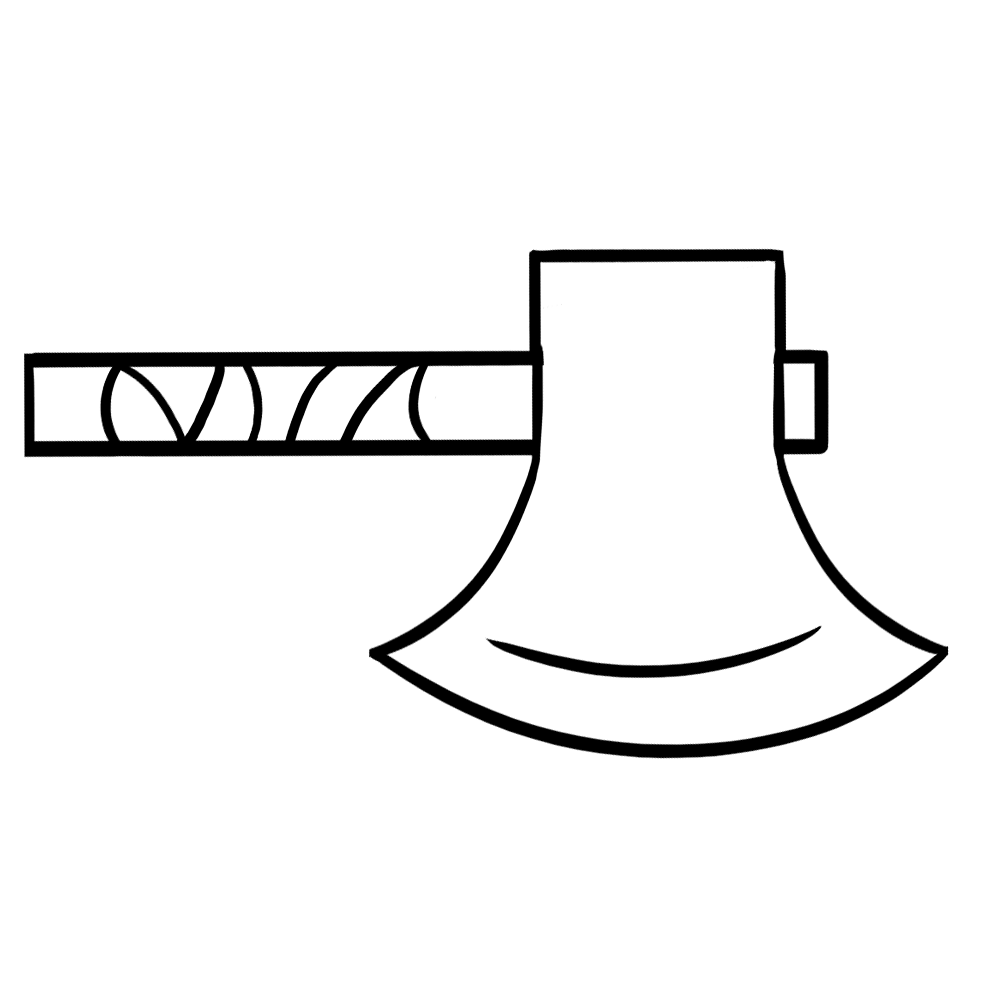
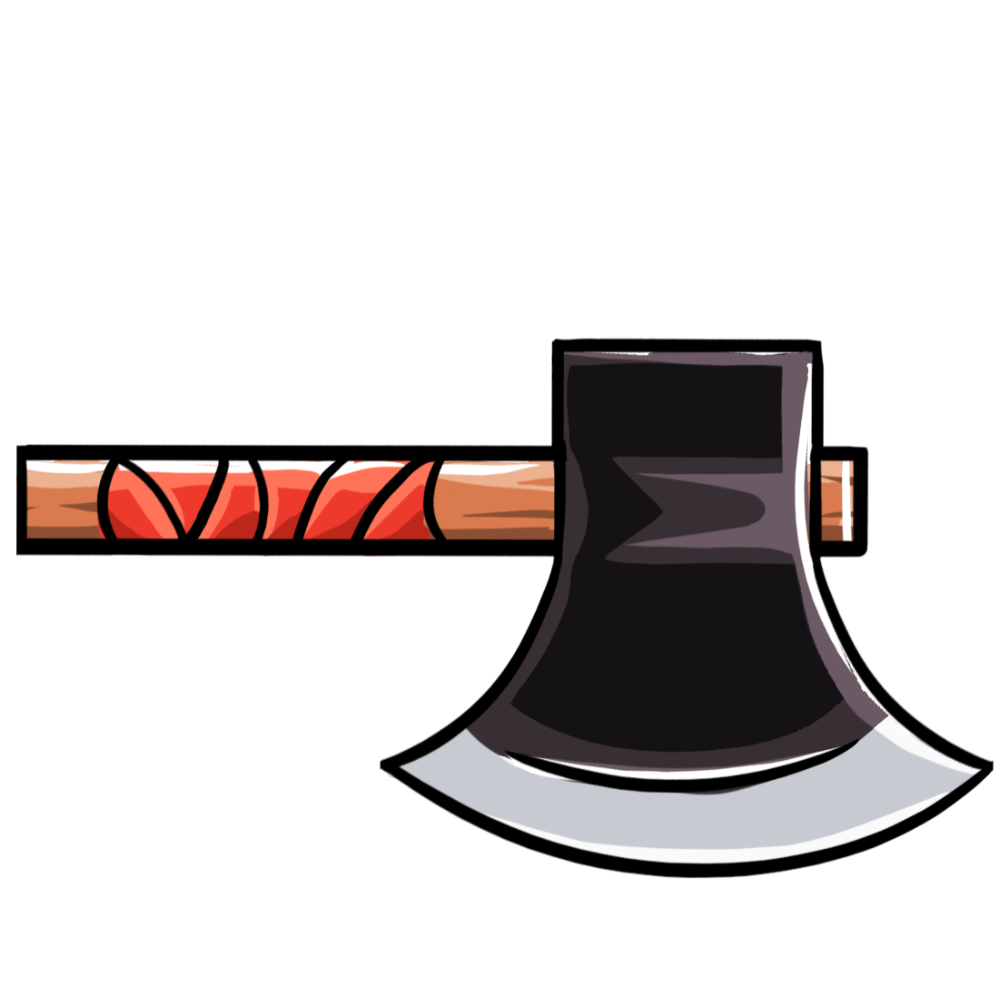
Layer changes from the first w=1000, h=1000 image to the second:
painted on "Lineart" (2nd of 2, in "Lineart") over [16, 248, 994, 879]
showed group "Colour" (11 layers) over [16, 248, 994, 879]
painted on "Shine" over [16, 248, 855, 879]
added layer "Layer 3" in group "Colour" over [89, 498, 432, 558]
painted on "Light" (1st of 3, in "Colour") over [16, 285, 824, 844]
painted on "Cloth" over [93, 454, 437, 806]
painted on "Light" (2nd of 3, in "Colour") over [250, 248, 994, 879]
painted on "Shadow" (1st of 2, in "Colour") over [278, 248, 845, 754]
painted on "Silver" over [353, 248, 994, 879]
painted on "Iron" over [257, 248, 983, 873]
painted on "Shadow" (2nd of 2, in "Colour") over [16, 248, 866, 879]
painted on "Light" (3rd of 3, in "Colour") over [16, 248, 876, 879]
painted on "Wood" over [16, 248, 860, 879]
